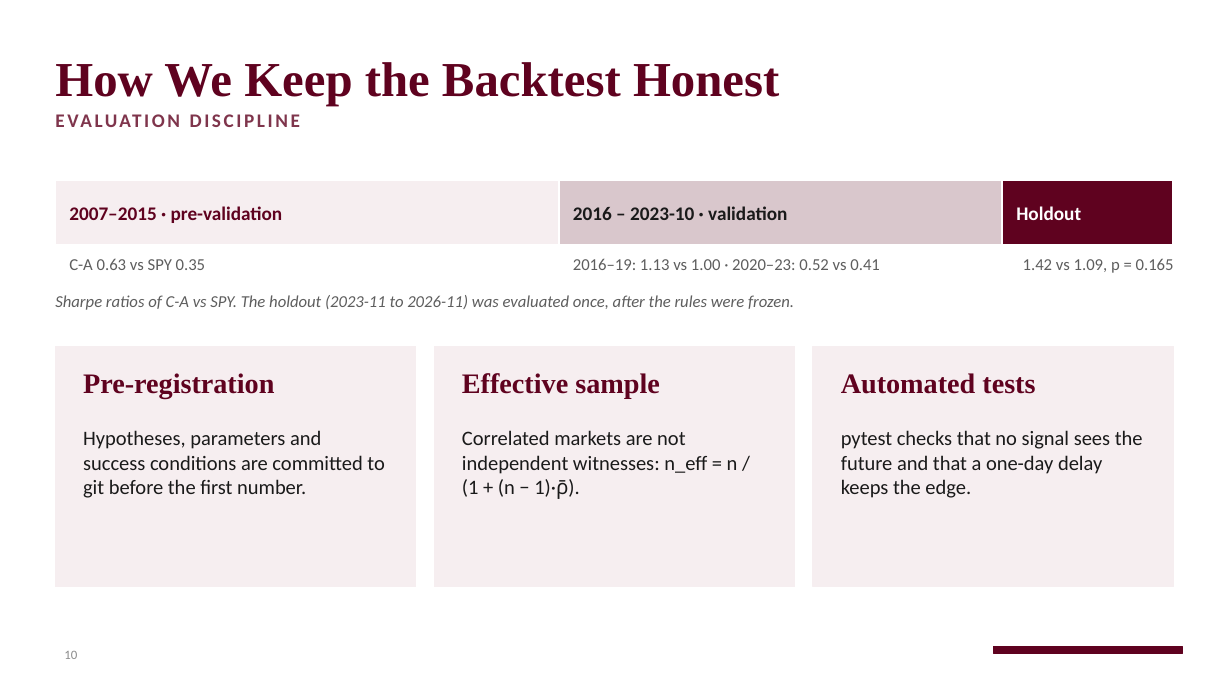
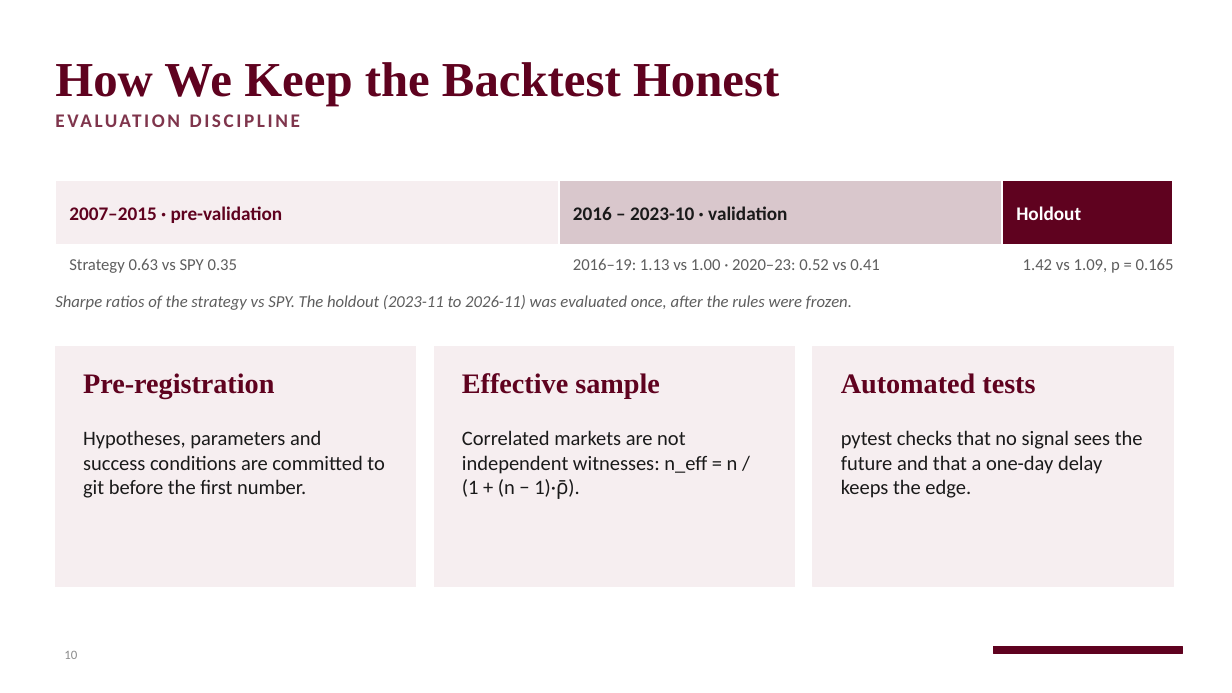
Before and after one commit to RobinHumberg/regime-diversified-mean-reversion, a slide deck: slide 10 of presentation/regime_mr_other_markets.pptx. Drawn at 1232x693 pixels with LibreOffice and Linux fonts; fonts in the diff are those of the drawing; background and template pictures are left out. Boxes give left, top, right and bottom in pixels: in the first picture for what was removed or moved away, otherwise in the second. Text is boxed around its words. In the diff, an @@ line names an element or a change of style, - is before the commit and + after.

```diff
--- a/presentation/regime_mr_other_markets.pptx
+++ b/presentation/regime_mr_other_markets.pptx
@@ text at (69, 258, 238, 273): text changed @@
-C-A 0.63 vs SPY 0.35
+Strategy 0.63 vs SPY 0.35
@@ text at (55, 295, 852, 310): text changed @@
-Sharpe ratios of C-A vs SPY. The holdout (2023-11 to 2026-11) was evaluated once, after the rules were frozen.
+Sharpe ratios of the strategy vs SPY. The holdout (2023-11 to 2026-11) was evaluated once, after the rules were frozen.
```
Also in this commit, not shown: 11 other slides changed, 3 other files.
